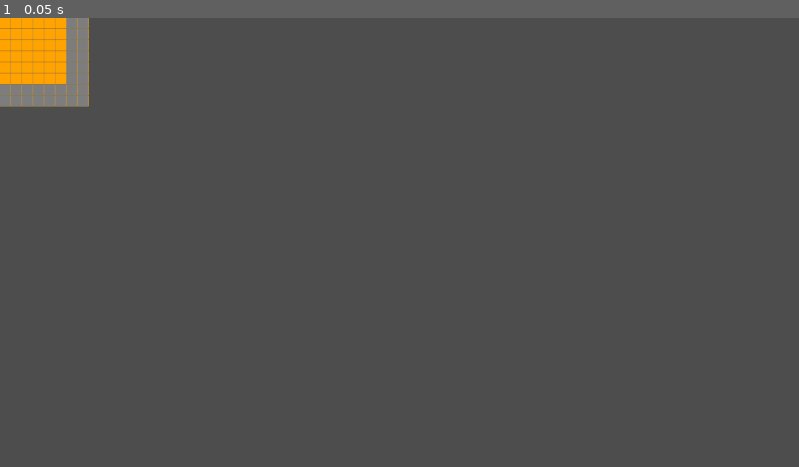
Above: before the commit, frame 1.
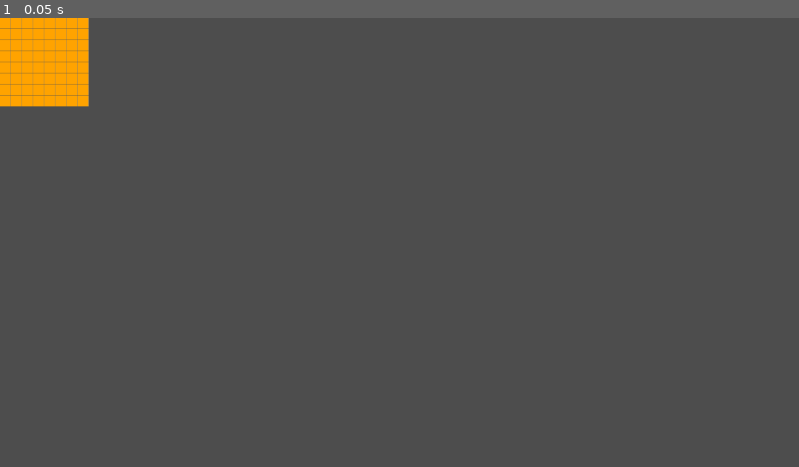
Above: after the commit, the same moment.

Repository: screvGit/FortGame
Game: Godot game, scene res://Scenes/World.tscn
The game is run twice, just before and just after one commit, with the same random seed, the same clock (stepped at 60 frames per second) and the same inputs. This scene is started directly instead of the project's main scene.
Inputs:
- Up to frame 1 (0.05 s): no input

The runs differ from the first frame. In frame 1, 1.0% of the frame differs, in the area x 0-12%, y 0-20%.

Commit message:
build rough draft of world gen script

Diff:
--- /dev/null
+++ b/Assets/BlockTiles.tres
@@ -0,0 +1,76 @@
+[gd_resource type="TileSet" load_steps=3 format=3 uid="uid://b2ga1am8v8rwk"]
+
+[ext_resource type="Texture2D" uid="uid://cjifj1hmgaibc" path="res://Assets/BlockTiles.png" id="1_f8k4r"]
+
+[sub_resource type="TileSetAtlasSource" id="TileSetAtlasSource_313ye"]
+texture = ExtResource("1_f8k4r")
+texture_region_size = Vector2i(64, 64)
+use_texture_padding = false
+0:0/0 = 0
+1:0/0 = 0
+2:0/0 = 0
+3:0/0 = 0
+4:0/0 = 0
+5:0/0 = 0
+6:0/0 = 0
+7:0/0 = 0
+8:0/0 = 0
+9:0/0 = 0
+10:0/0 = 0
+11:0/0 = 0
+12:0/0 = 0
+13:0/0 = 0
+14:0/0 = 0
+15:0/0 = 0
+0:1/0 = 0
+1:1/0 = 0
+2:1/0 = 0
+3:1/0 = 0
+4:1/0 = 0
+5:1/0 = 0
+6:1/0 = 0
+7:1/0 = 0
+8:1/0 = 0
+9:1/0 = 0
+10:1/0 = 0
+11:1/0 = 0
+12:1/0 = 0
+13:1/0 = 0
+14:1/0 = 0
+15:1/0 = 0
+0:2/0 = 0
+1:2/0 = 0
+2:2/0 = 0
+3:2/0 = 0
+4:2/0 = 0
+5:2/0 = 0
+6:2/0 = 0
+7:2/0 = 0
+8:2/0 = 0
+9:2/0 = 0
+10:2/0 = 0
+11:2/0 = 0
+12:2/0 = 0
+13:2/0 = 0
+14:2/0 = 0
+15:2/0 = 0
+0:3/0 = 0
+1:3/0 = 0
+2:3/0 = 0
+3:3/0 = 0
+4:3/0 = 0
+5:3/0 = 0
+6:3/0 = 0
+7:3/0 = 0
+8:3/0 = 0
+9:3/0 = 0
+10:3/0 = 0
+11:3/0 = 0
+12:3/0 = 0
+13:3/0 = 0
+14:3/0 = 0
+15:3/0 = 0
+
+[resource]
+tile_size = Vector2i(64, 64)
+sources/0 = SubResource("TileSetAtlasSource_313ye")
--- a/Scenes/TestScene.tscn
+++ b/Scenes/TestScene.tscn
@@ -1,81 +1,9 @@
-[gd_scene load_steps=8 format=4 uid="uid://b6jqj6d6daaum"]
+[gd_scene load_steps=7 format=4 uid="uid://b6jqj6d6daaum"]
 
 [ext_resource type="Script" path="res://Scripts/TestScene.gd" id="1_k5nmj"]
 [ext_resource type="PackedScene" uid="uid://pu7bdc54e7ro" path="res://Scenes/Player.tscn" id="2_bi4t6"]
+[ext_resource type="TileSet" uid="uid://b2ga1am8v8rwk" path="res://Assets/BlockTiles.tres" id="2_cu3ug"]
 [ext_resource type="Texture2D" uid="uid://cjifj1hmgaibc" path="res://Assets/BlockTiles.png" id="3_v5rcb"]
-
-[sub_resource type="TileSetAtlasSource" id="TileSetAtlasSource_313ye"]
-texture = ExtResource("3_v5rcb")
-texture_region_size = Vector2i(64, 64)
-use_texture_padding = false
-0:0/0 = 0
-1:0/0 = 0
-2:0/0 = 0
-3:0/0 = 0
-4:0/0 = 0
-5:0/0 = 0
-6:0/0 = 0
-7:0/0 = 0
-8:0/0 = 0
-9:0/0 = 0
-10:0/0 = 0
-11:0/0 = 0
-12:0/0 = 0
-13:0/0 = 0
-14:0/0 = 0
-15:0/0 = 0
-0:1/0 = 0
-1:1/0 = 0
-2:1/0 = 0
-3:1/0 = 0
-4:1/0 = 0
-5:1/0 = 0
-6:1/0 = 0
-7:1/0 = 0
-8:1/0 = 0
-9:1/0 = 0
-10:1/0 = 0
-11:1/0 = 0
-12:1/0 = 0
-13:1/0 = 0
-14:1/0 = 0
-15:1/0 = 0
-0:2/0 = 0
-1:2/0 = 0
-2:2/0 = 0
-3:2/0 = 0
-4:2/0 = 0
-5:2/0 = 0
-6:2/0 = 0
-7:2/0 = 0
-8:2/0 = 0
-9:2/0 = 0
-10:2/0 = 0
-11:2/0 = 0
-12:2/0 = 0
-13:2/0 = 0
-14:2/0 = 0
-15:2/0 = 0
-0:3/0 = 0
-1:3/0 = 0
-2:3/0 = 0
-3:3/0 = 0
-4:3/0 = 0
-5:3/0 = 0
-6:3/0 = 0
-7:3/0 = 0
-8:3/0 = 0
-9:3/0 = 0
-10:3/0 = 0
-11:3/0 = 0
-12:3/0 = 0
-13:3/0 = 0
-14:3/0 = 0
-15:3/0 = 0
-
-[sub_resource type="TileSet" id="TileSet_s7v7h"]
-tile_size = Vector2i(64, 64)
-sources/0 = SubResource("TileSetAtlasSource_313ye")
 
 [sub_resource type="TileSetAtlasSource" id="TileSetAtlasSource_3p5kc"]
 texture = ExtResource("3_v5rcb")
@@ -109,7 +37,7 @@
 
 [node name="TileMap_Btm" type="TileMapLayer" parent="World"]
 tile_map_data = PackedByteArray("AAAAAAAAAAACAAAAAAAAAAEAAAACAAAAAAAAAAIAAAACAAAAAAAAAAMAAAACAAAAAAABAAAAAAACAAAAAAABAA …(14640 unchanged characters)…
-tile_set = SubResource("TileSet_s7v7h")
+tile_set = ExtResource("2_cu3ug")
 collision_enabled = false
 
 [node name="TileMap_Mid" type="TileMapLayer" parent="World"]
--- a/Scenes/World.tscn
+++ b/Scenes/World.tscn
@@ -1,6 +1,7 @@
-[gd_scene load_steps=6 format=4 uid="uid://c2cbhp7prqwj1"]
+[gd_scene load_steps=5 format=4 uid="uid://c2cbhp7prqwj1"]
 
 [ext_resource type="Texture2D" uid="uid://d1rhgjcjvq3qw" path="res://Assets/WorldTiles.png" id="1_effdt"]
+[ext_resource type="TileSet" uid="uid://cxivbw4rxulay" path="res://Assets/WorldTiles.tres" id="2_y5ur2"]
 
 [sub_resource type="TileSetAtlasSource" id="TileSetAtlasSource_pslye"]
 texture = ExtResource("1_effdt")
@@ -9,14 +10,6 @@
 
 [sub_resource type="TileSet" id="TileSet_s7v7h"]
 sources/0 = SubResource("TileSetAtlasSource_pslye")
-
-[sub_resource type="TileSetAtlasSource" id="TileSetAtlasSource_gwk6q"]
-texture = ExtResource("1_effdt")
-0:0/0 = 0
-1:0/0 = 0
-
-[sub_resource type="TileSet" id="TileSet_w0dgv"]
-sources/0 = SubResource("TileSetAtlasSource_gwk6q")
 
 [node name="World" type="Node2D"]
 
@@ -27,7 +20,7 @@
 
 [node name="TileMap_Mid" type="TileMapLayer" parent="."]
 tile_map_data = PackedByteArray("AAD4/wYAAAABAAAAAAD4/wcAAAABAAAAAAD5/wYAAAABAAAAAAD5/wcAAAABAAAAAAD6/wYAAAABAAAAAAD6/w …(1712 unchanged characters)…
-tile_set = SubResource("TileSet_w0dgv")
+tile_set = ExtResource("2_y5ur2")
 
 [node name="TileMap_Top" type="TileMapLayer" parent="."]
 collision_enabled = false
--- a/Scripts/TestScene.gd
+++ b/Scripts/TestScene.gd
@@ -2,16 +2,32 @@
 
 
 var world = []
+var world_tile_set = preload("res://Assets/BlockTiles.tres")
 #var world_data = int[2][16][16]
 # Called when the node enters the scene tree for the first time.
 func _ready() -> void:
 
 	$Player.set_world_info($World/TileMap_Mid)
-	#print($World.World/TileMap_Mid)
-	#print($World/TileMap_Mid.tile_map_data)
+
 
 
 	#generate level
+	for z in range(0, 64):
+		var new_layer = TileMapLayer.new()
+		new_layer.tile_set = world_tile_set
+		world.append(new_layer)
+		for x in range(0, 64):
+			for y in range(0, 64):
+				if z > 48:
+					new_layer.set_cell(Vector2i(x, y)) 						# Set cell to Air
+				elif z > 45:
+					new_layer.set_cell(Vector2i(x, y), 0, Vector2i(2,0)) 	# Set cell to Dirt
+				elif z > 2:
+					new_layer.set_cell(Vector2i(x, y), 0, Vector2i(3,0)) 	# Set cell to Stone
+				else:
+					new_layer.set_cell(Vector2i(x, y), 0, Vector2i(0,0)) 	# Set cell to Bedrock
+
+
 	for i in range(0, 64):
 		for j in range(0, 64):
 			$World/TileMap_Btm.set_cell(Vector2i(i, j), 0, Vector2i(2, 0)) # Set floor tiles to dirt
